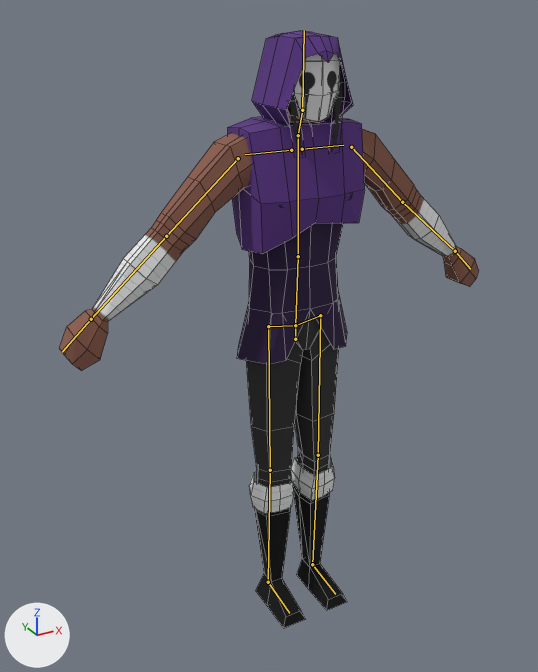
The Blender file meshes/player/characters/Mirage/Mirage.blend as it was, and as the next commit left it.
One viewpoint serves both versions: a 50 mm camera at (-0.95, -1.548, 1.661) aimed at (-0.078, 0.038, 0.868). The lights are fixed; the arrows at lower left show +X, +Y and +Z. The bones that bend it are drawn over the model as lines. Mesh edges are drawn as thin lines.

The first picture shows 'Character', 'Hair.L', 'Hair.R', 'Hood', 'Hood_torso', 'Mask', 'legbandage.L', 'legbandage.R'.
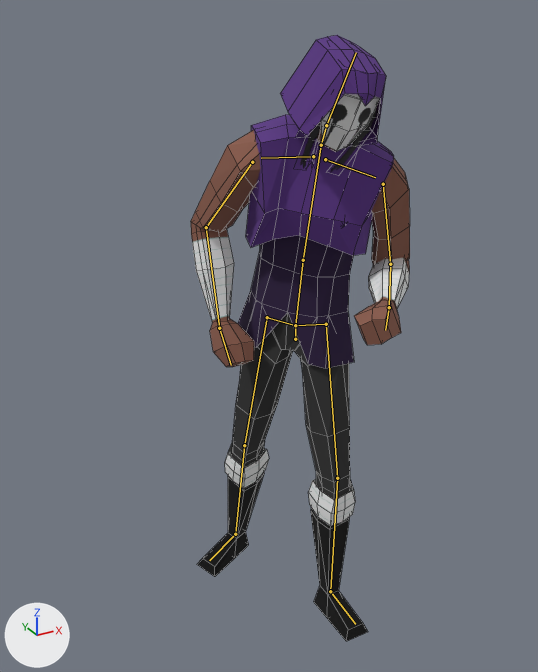
The newer file adds an action. The first version stands in its rest pose; the second is drawn at frame 90 of the action 'char_select_pose'.

Location of each change, (x1, y1, x2, y2) in pixels of the pictures (538 x 672 px):
```json
{"object": "Character", "change": "posed", "before": [60, 98, 479, 628], "after": [191, 127, 410, 641], "on screen": "48% narrower"}
{"object": "Hood_torso", "change": "posed", "before": [228, 116, 365, 254], "after": [246, 115, 394, 255], "on screen": "8% wider"}
{"object": "Hood", "change": "posed", "before": [252, 30, 353, 127], "after": [280, 35, 386, 145], "on screen": "13% taller"}
{"object": "Mask", "change": "posed", "before": [294, 54, 340, 121], "after": [321, 93, 380, 151], "on screen": "28% wider, 13% shorter"}
{"object": "legbandage.L", "change": "posed", "before": [291, 457, 335, 500], "after": [308, 480, 355, 526], "on screen": "7% wider, 7% taller"}
{"object": "legbandage.R", "change": "posed", "before": [249, 472, 294, 513], "after": [225, 442, 269, 488]}
{"object": "Hair.L", "change": "posed", "before": [331, 70, 344, 153], "after": [330, 104, 378, 172], "on screen": "250% wider, 18% shorter"}
{"bone": "spine", "before": "(295, 325) to (298, 256)", "after": "(295, 325) to (303, 260)"}
{"bone": "spine.001", "before": "(298, 256) to (298, 135)", "after": "(303, 260) to (321, 145)"}
{"bone": "shoulder.L", "before": "(302, 149) to (343, 145)", "after": "(325, 159) to (375, 177)"}
{"bone": "upper_arm.L", "before": "(351, 147) to (402, 202)", "after": "(383, 184) to (390, 264)"}
{"bone": "forearm.L", "before": "(402, 202) to (455, 251)", "after": "(390, 264) to (389, 307)"}
{"bone": "shoulder.R", "before": "(291, 150) to (245, 154)", "after": "(313, 156) to (261, 158)"}
{"bone": "upper_arm.R", "before": "(238, 158) to (166, 236)", "after": "(252, 162) to (206, 227)"}
{"bone": "forearm.R", "before": "(166, 236) to (91, 319)", "after": "(206, 227) to (219, 328)"}
{"bone": "hand.R", "before": "(91, 319) to (62, 352)", "after": "(219, 328) to (231, 365)"}
{"bone": "neck", "before": "(298, 135) to (302, 110)", "after": "(321, 145) to (326, 125)"}
{"bone": "head", "before": "(302, 110) to (304, 30)", "after": "(326, 125) to (356, 52)"}
{"bone": "thigh.L", "before": "(320, 315) to (318, 455)", "after": "(326, 324) to (337, 478)"}
{"bone": "shin.L", "before": "(318, 455) to (312, 564)", "after": "(337, 478) to (330, 591)"}
{"bone": "thigh.R", "before": "(268, 326) to (270, 470)", "after": "(267, 317) to (244, 445)"}
{"bone": "shin.R", "before": "(270, 470) to (268, 582)", "after": "(244, 445) to (235, 534)"}
{"bone": "foot.R", "before": "(268, 582) to (289, 613)", "after": "(235, 534) to (209, 560)"}
```

Scene script edits in JSON lines:
```json
{"block": "bone_hip", "where": "bone_hip = bpy.data.objects['metarig'].pose.bones['hip']"}
{"op": "set", "path": "bone_hip.rotation_quaternion", "old": "(1.0, 0.0, 0.0, 0.0)", "new": "(0.924, 0.0, -0.383, 0.0)", "note": "degrees (0, 0, 0) -> degrees (0, -45, 0)"}
{"block": "bone_spine", "where": "bone_spine = bpy.data.objects['metarig'].pose.bones['spine']  # child of 'hip'"}
{"op": "set", "path": "bone_spine.rotation_quaternion", "old": "(1.0, 0.0, 0.0, 0.0)", "new": "(0.995, 0.034, -0.069, -0.059)", "note": "degrees (0, 0, 0) -> degrees (4, -8, -7)"}
{"block": "bone_spine_001", "where": "bone_spine_001 = bpy.data.objects['metarig'].pose.bones['spine.001']  # child of 'spine'"}
{"op": "set", "path": "bone_spine_001.rotation_quaternion", "old": "(1.0, 0.0, 0.0, 0.0)", "new": "(0.997, 0.041, 0.058, -0.022)", "note": "degrees (0, 0, 0) -> degrees (5, 7, -2)"}
{"block": "bone_shoulder_l", "where": "bone_shoulder_l = bpy.data.objects['metarig'].pose.bones['shoulder.L']  # child of 'spine.001'"}
{"op": "set", "path": "bone_shoulder_l.rotation_euler", "old": "(0.0, 0.0, 0.0)", "new": "(-0.192, -0.157, 0.122)", "note": "degrees (0, 0, 0) -> degrees (-11, -9, 7)"}
{"block": "bone_upper_arm_l", "where": "bone_upper_arm_l = bpy.data.objects['metarig'].pose.bones['upper_arm.L']  # child of 'shoulder.L'"}
{"op": "set", "path": "bone_upper_arm_l.rotation_quaternion", "old": "(1.0, 0.0, 0.0, 0.0)", "new": "(0.97, -0.178, -0.012, -0.163)", "note": "degrees (0, 0, 0) -> degrees (-20, -5, -18)"}
{"block": "bone_forearm_l", "where": "bone_forearm_l = bpy.data.objects['metarig'].pose.bones['forearm.L']  # child of 'upper_arm.L'"}
{"op": "set", "path": "bone_forearm_l.rotation_quaternion", "old": "(1.0, 0.0, 0.0, 0.0)", "new": "(0.593, 0.799, 0.086, 0.047)", "note": "degrees (0, 0, 0) -> degrees (107, 2, 11)"}
{"block": "bone_shoulder_r", "where": "bone_shoulder_r = bpy.data.objects['metarig'].pose.bones['shoulder.R']  # child of 'spine.001'"}
{"op": "set", "path": "bone_shoulder_r.rotation_euler", "old": "(0.0, 0.0, 0.0)", "new": "(-0.0524, 0.0175, 0.524)", "note": "degrees (0, 0, 0) -> degrees (-3, 1, 30)"}
{"block": "bone_upper_arm_r", "where": "bone_upper_arm_r = bpy.data.objects['metarig'].pose.bones['upper_arm.R']  # child of 'shoulder.R'"}
{"op": "set", "path": "bone_upper_arm_r.rotation_quaternion", "old": "(1.0, 0.0, 0.0, 0.0)", "new": "(0.923, -0.138, -0.265, 0.242)", "note": "degrees (0, 0, 0) -> degrees (-25, -25, 35)"}
{"block": "bone_forearm_r", "where": "bone_forearm_r = bpy.data.objects['metarig'].pose.bones['forearm.R']  # child of 'upper_arm.R'"}
{"op": "set", "path": "bone_forearm_r.rotation_quaternion", "old": "(1.0, 0.0, 0.0, 0.0)", "new": "(0.869, 0.492, 0.0, 0.0)", "note": "degrees (0, 0, 0) -> degrees (59, 0, 0)"}
{"block": "bone_hand_r", "where": "bone_hand_r = bpy.data.objects['metarig'].pose.bones['hand.R']  # child of 'forearm.R'"}
{"op": "set", "path": "bone_hand_r.rotation_quaternion", "old": "(1.0, 0.0, 0.0, 0.0)", "new": "(0.991, 0.131, 0.0, 0.0)", "note": "degrees (0, 0, 0) -> degrees (15, 0, 0)"}
{"block": "bone_neck", "where": "bone_neck = bpy.data.objects['metarig'].pose.bones['neck']  # child of 'spine.001'"}
{"op": "set", "path": "bone_neck.rotation_quaternion", "old": "(1.0, 0.0, 0.0, 0.0)", "new": "(0.972, 0.09, 0.206, -0.071)", "note": "degrees (0, 0, 0) -> degrees (9, 24, -6)"}
{"block": "bone_head", "where": "bone_head = bpy.data.objects['metarig'].pose.bones['head']  # child of 'neck'"}
{"op": "set", "path": "bone_head.rotation_quaternion", "old": "(1.0, 0.0, 0.0, 0.0)", "new": "(0.986, 0.005, 0.124, -0.109)", "note": "degrees (0, 0, 0) -> degrees (-1, 14, -13)"}
{"block": "bone_thigh_l", "where": "bone_thigh_l = bpy.data.objects['metarig'].pose.bones['thigh.L']  # child of 'hip'"}
{"op": "set", "path": "bone_thigh_l.rotation_quaternion", "old": "(1.0, 0.0, 0.0, 0.0)", "new": "(0.92, -0.081, -0.38, -0.041)", "note": "degrees (0, 0, 0) -> degrees (-10, -45, -1)"}
{"block": "bone_shin_l", "where": "bone_shin_l = bpy.data.objects['metarig'].pose.bones['shin.L']  # child of 'thigh.L'"}
{"op": "set", "path": "bone_shin_l.rotation_quaternion", "old": "(1.0, 0.0, 0.0, 0.0)", "new": "(0.996, 0.087, 0.0, 0.0)", "note": "degrees (0, 0, 0) -> degrees (10, 0, 0)"}
{"block": "bone_thigh_r", "where": "bone_thigh_r = bpy.data.objects['metarig'].pose.bones['thigh.R']  # child of 'hip'"}
{"op": "set", "path": "bone_thigh_r.rotation_quaternion", "old": "(1.0, 0.0, 0.0, 0.0)", "new": "(0.98, 0.026, 0.17, 0.095)", "note": "degrees (0, 0, 0) -> degrees (5, 19, 12)"}
{"block": "bone_shin_r", "where": "bone_shin_r = bpy.data.objects['metarig'].pose.bones['shin.R']  # child of 'thigh.R'"}
{"op": "set", "path": "bone_shin_r.rotation_quaternion", "old": "(1.0, 0.0, 0.0, 0.0)", "new": "(0.999, 0.042, 0.002, 0.01)", "note": "degrees (0, 0, 0) -> degrees (5, 0, 1)"}
{"block": "bone_foot_r", "where": "bone_foot_r = bpy.data.objects['metarig'].pose.bones['foot.R']  # child of 'shin.R'"}
{"op": "set", "path": "bone_foot_r.rotation_quaternion", "old": "(1.0, 0.0, 0.0, 0.0)", "new": "(1.0, -0.022, 0.02, -0.007)", "note": "degrees (0, 0, 0) -> degrees (-3, 2, -1)"}
```
